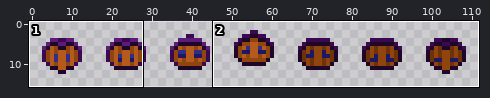
Sprite sheet: Assets/Sprites/HUD/heartDown(1) 1.png. The picture above shows the old version from afar; the outline marks the close-up.
Close-up. Earlier state:
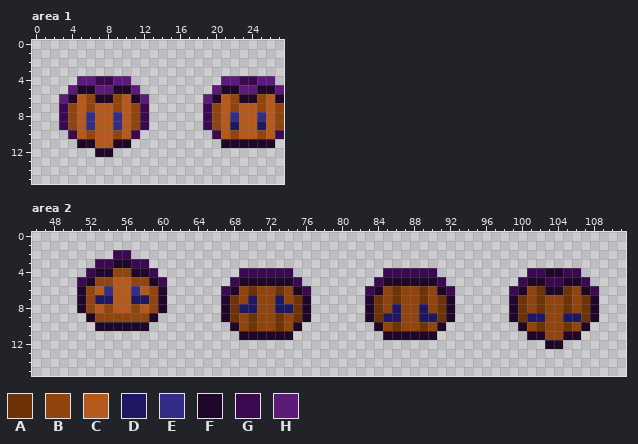
The file is 112x16 pixels. Colours within 5 levels of each other are drawn and written as one. Shown: area 1: x 0..27, y 0..15; area 2: x 46..111, y 0..15.
Palette (. is transparent): A #6e3207  B #91450e  C #b35a1c  D #1d1861  E #332d88  F #1e0728  G #3a094f  H #5c1a79
Pixels before, area 1, first column x 3:
 4 ..HHGGHH..........HHGGHH.
 5 .HFFHHFFH........HFFHHFFH
 6 HFCBFFBCFH......HFCBFFBCF
 7 GBCBCCBCBG......GBCBCCBCB
 8 GBCECCECBG......GBCECCECB
 9 GBCECCECBG......GBCDCCDCB
10 .GCBCCBCG........GCBCCBCG
11 ..FFCCFF..........FFFFFF.
12 ....FF...................
Pixels before, area 2, first column x 51:
 2 ....GG....................................................
 3 ..GGFFGG..................................................
 4 .GFFBBFFG.........GGGGGG..........GGGGGG..........GGFFGG..
 5 GFBBCCBBFG.......GFFFFFFG........GFFFFFFG........GFFGGFFG.
 6 FBCECCECBF......GFBABBABFG......GFBABBABFG......GFBAFFABFG
 7 FBDDCCDDBF......FABDBBDBAF......FABABBABAF......FABABBABAF
 8 FBCBCCBCBF......FADDBBDDAF......FABDBBDBAF......FABABBABAF
 9 .FBBBBBBF.......FABABBABAF......FADDBBDDAF......FADDBBDDAF
10 ..FFFFFF.........FBABBABF........FBABBABF........FBABBABF.
11 ..................FFFFFF..........FFFFFF..........FFBBFF..
12 ....................................................FF....
New version:
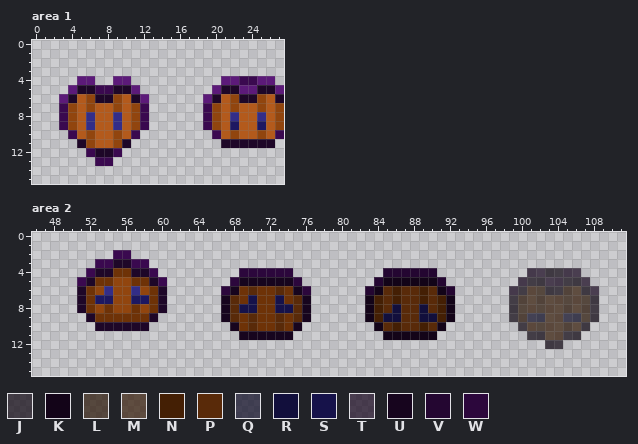
Colours new in this view: J #0b020db5  K #130418  L #261102b5  M #321805b5  N #441f04  P #592a09  Q #0a0822b5  R #120f3c  S #16124a  T #14031bb5  U #17051e  V #240631  W #2c073c
Diff:
Area 1:
The edit turns colour F into colour B in row 11 at x 6 and 9.
There is now colour G in row 12 at x 6 and 9; in row 13 at x 7 to 8.
The edit turns colour H into colour G in row 5 at x 7 to 8.
Colour G is removed in row 4 at x 7 to 8.
Area 2:
The edit turns colour B into colour A in row 4 at x 55 to 56; in row 5 at x 53 to 54 and 57 to 58; in rows 6 to 7 at x 52, 59, 69, 71 to 72 and 74; in row 8 at x 52, 54, 57, 59 and 71 to 72; in row 9 at x 53 to 58, 69, 71 to 72 and 74; in row 10 at x 69, 71 to 72 and 74.
The edit turns colour C into colour B in row 5 at x 55 to 56; in row 6 at x 53, 55 to 56 and 58; in row 7 at x 55 to 56; in row 8 at x 53, 55 to 56 and 58.
The edit turns colour F into colour J in row 4 at x 103 to 104; in row 5 at x 101 to 102 and 105 to 106; in row 6 at x 100, 103 to 104 and 107; in rows 7 to 9 at x 99 and 108; in row 10 at x 100 and 107; in row 11 at x 101 to 102 and 105 to 106.
The edit turns colour F into colour J in row 12 at x 103 to 104.
The edit turns colour F into colour K in row 5 at x 85 to 90; in row 6 at x 84 and 91; in rows 7 to 9 at x 83 and 92; in row 10 at x 84 and 91; in row 11 at x 85 to 90.
The edit turns colour A into colour L in row 6 at x 102 and 105; in rows 7 to 8 at x 100, 102, 105 and 107; in row 9 at x 100 and 107; in row 10 at x 102 and 105.
The edit turns colour B into colour M in row 6 at x 101 and 106; in rows 7 to 8 at x 101, 103 to 104 and 106; in row 9 at x 103 to 104; in row 10 at x 101, 103 to 104 and 106; in row 11 at x 103 to 104.
The edit turns colour A into colour N in row 6 at x 86 and 89; in row 7 at x 84, 86, 89 and 91; in rows 8 to 9 at x 84 and 91; in row 10 at x 86 and 89.
The edit turns colour A into colour P in row 6 at x 70 and 73; in rows 7 to 8 at x 68 and 75; in row 9 at x 68, 70, 73 and 75; in row 10 at x 70 and 73.
The edit turns colour B into colour P in rows 6 to 8 at x 85, 87 to 88 and 90; in row 9 at x 87 to 88; in row 10 at x 85, 87 to 88 and 90.
The edit turns colour D into colour Q in row 9 at x 101 to 102 and 105 to 106.
The edit turns colour D into colour R in row 8 at x 86 and 89; in row 9 at x 85 to 86 and 89 to 90.
The edit turns colour D into colour S in row 7 at x 70 and 73; in row 8 at x 69 to 70 and 73 to 74.
The edit turns colour G into colour T in row 4 at x 101 to 102 and 105 to 106; in row 5 at x 100, 103 to 104 and 107; in row 6 at x 99 and 108.
The edit turns colour F into colour U in row 5 at x 69 to 74; in row 6 at x 68 and 75; in rows 7 to 9 at x 67 and 76; in row 10 at x 68 and 75; in row 11 at x 69 to 74.
The edit turns colour G into colour V in row 4 at x 85 to 90; in row 5 at x 84 and 91; in row 6 at x 83 and 92.
The edit turns colour G into colour W in row 4 at x 69 to 74; in row 5 at x 68 and 75; in row 6 at x 67 and 76.
Where, in picture pixels (left, top, right, bottom), the same in both close-ups:
changed: (95, 76, 113, 94)
changed: (86, 139, 122, 166)
changed: (86, 268, 158, 322)
changed: (221, 268, 311, 340)
changed: (365, 268, 455, 340)
changed: (509, 268, 599, 349)
